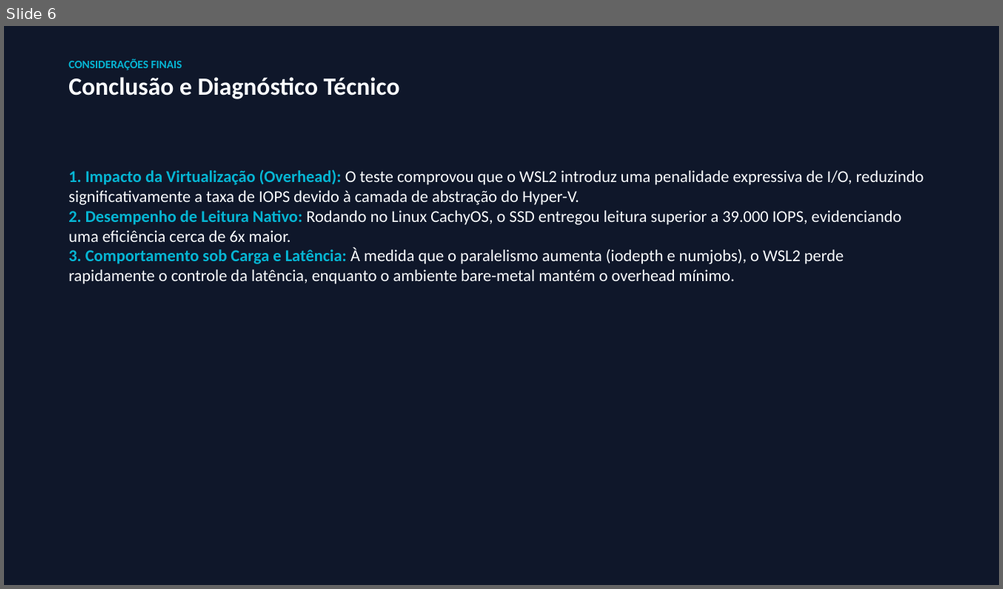
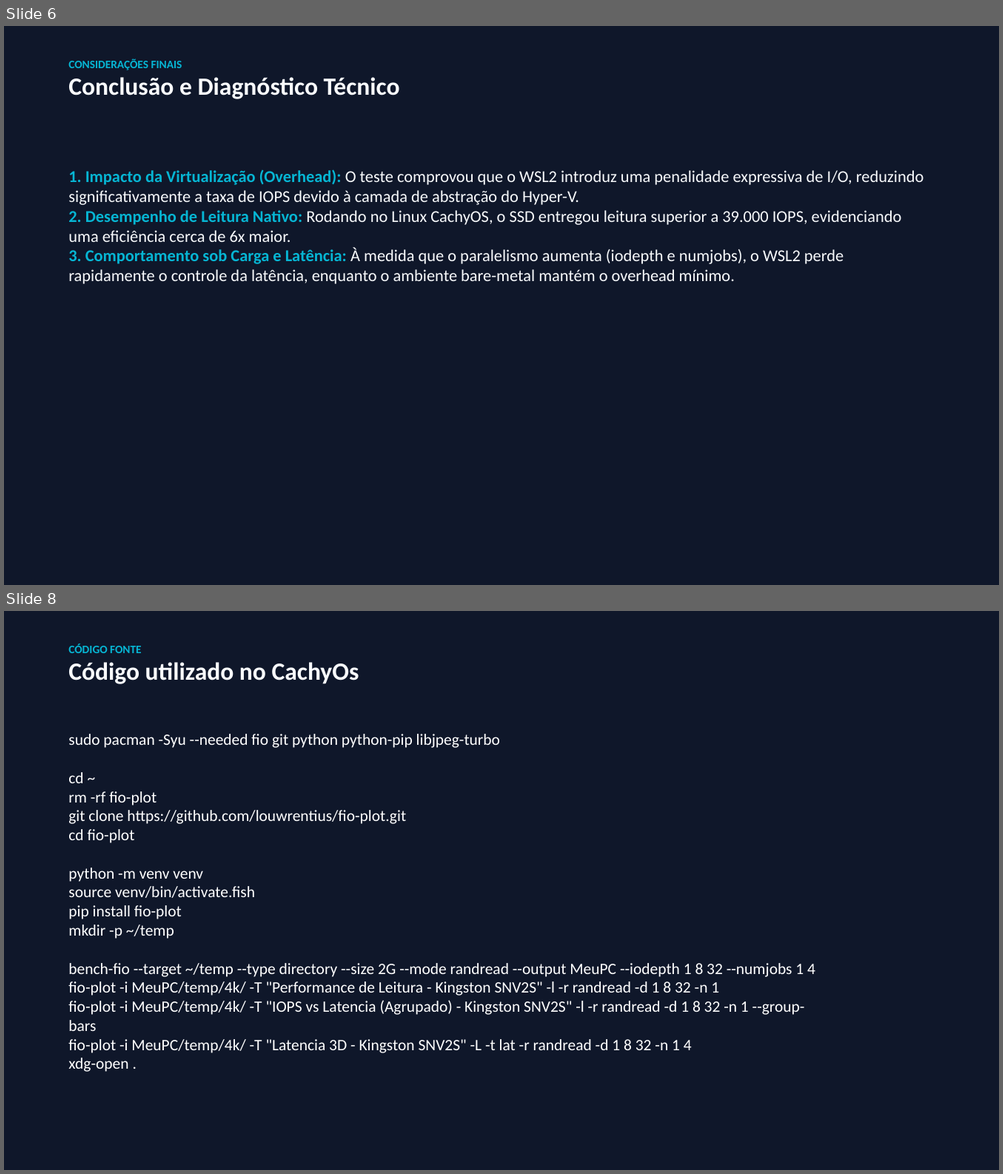
Before and after one commit to Jr-Lopes/trabalhoORI, a slide deck: slides/Cleber_Guilherme_ORI_metricas.pptx. Shown one above the other, each under a label of ours: slide 6 before the commit, slides 6 and 8 after it; the slides between them are not shown. The pictures are 1003x589 and 1003x1174 pixels, drawn with LibreOffice and Linux fonts; fonts in the diff are those of the drawing. Boxes give left, top, right and bottom in pixels: in the first picture for what was removed or moved away, otherwise in the second. Text is boxed around its words. In the diff, an @@ line names an element or a change of style, - is before the commit and + after.

```diff
--- a/slides/Cleber_Guilherme_ORI_metricas.pptx
+++ b/slides/Cleber_Guilherme_ORI_metricas.pptx
@@ slide 8 added at box(4, 611, 999, 1170), background #0F172A @@
@@ text added at box(68, 644, 359, 684), 36 pt, text #F8FAFC, bold @@
+CÓDIGO FONTE
+Código utilizado no CachyOs
@@ text added at box(68, 734, 815, 1054), 23 pt, text #FFFFFF @@
+sudo pacman -Syu --needed fio git python python-pip libjpeg-turbo
+cd ~
+rm -rf fio-plot
+git clone https://github.com/louwrentius/fio-plot.git
+cd fio-plot
+python -m venv venv
+source venv/bin/activate.fish
+pip install fio-plot
+mkdir -p ~/temp
+bench-fio --target ~/temp --type directory --size 2G --mode randread --output MeuPC --iodepth 1 8 32 --numjobs 1 4
+fio-plot -i MeuPC/temp/4k/ -T "Performance de Leitura - Kingston SNV2S" -l -r randread -d 1 8 32 -n 1
+fio-plot -i MeuPC/temp/4k/ -T "IOPS vs Latencia (Agrupado) - Kingston SNV2S" -l -r randread -d 1 8 32 -n 1 --group-bars
+fio-plot -i MeuPC/temp/4k/ -T "Latencia 3D - Kingston SNV2S" -L -t lat -r randread -d 1 8 32 -n 1 4
+xdg-open .
```
Also in this commit, not shown: 1 slide changed, 2 other slides added, 3 slides removed, 1 other file.
